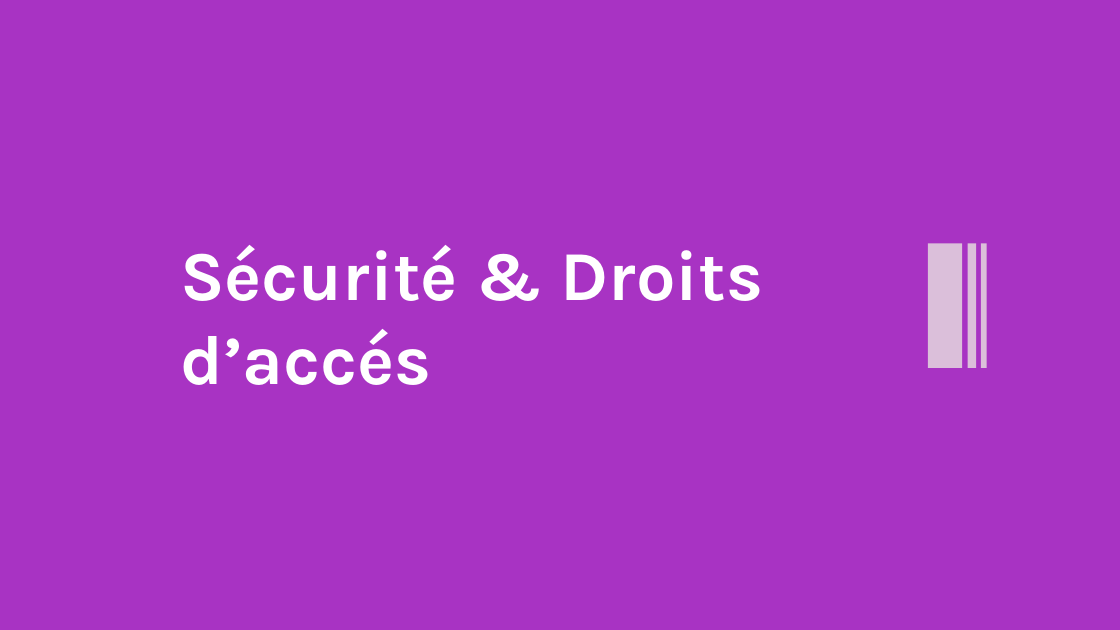
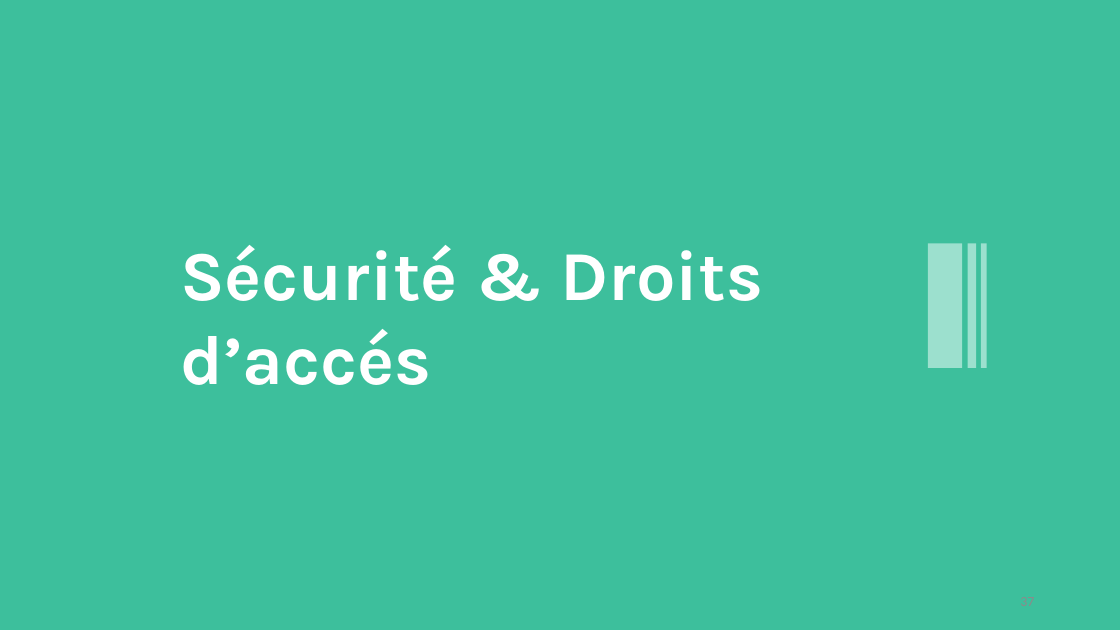
Before and after one commit to HouariZegai/academic-projects, a slide deck: slide 37 of Architecture SGBD/Project/presentation/Presentation-projet-SQLite.pptx (slide 10 before the commit). Drawn at 1120x630 pixels with LibreOffice and Linux fonts; fonts in the diff are those of the drawing. Boxes give left, top, right and bottom in pixels: in the first picture for what was removed or moved away, otherwise in the second. Text is boxed around its words. In the diff, an @@ line names an element or a change of style, - is before the commit and + after.

```diff
--- a/Architecture SGBD/Project/presentation/Presentation-projet-SQLite.pptx
+++ b/Architecture SGBD/Project/presentation/Presentation-projet-SQLite.pptx
@@ background #A833C3 to #3DBF9C @@
@@ fill #DBBFDA to #9CE0CE in 3 elements at bbox=[928, 244, 963, 368], bbox=[968, 244, 976, 368], bbox=[981, 244, 987, 368] @@
```
Also in this commit, not shown: 10 other slides changed, 45 slides added, 2 slides removed, 23 other files.
